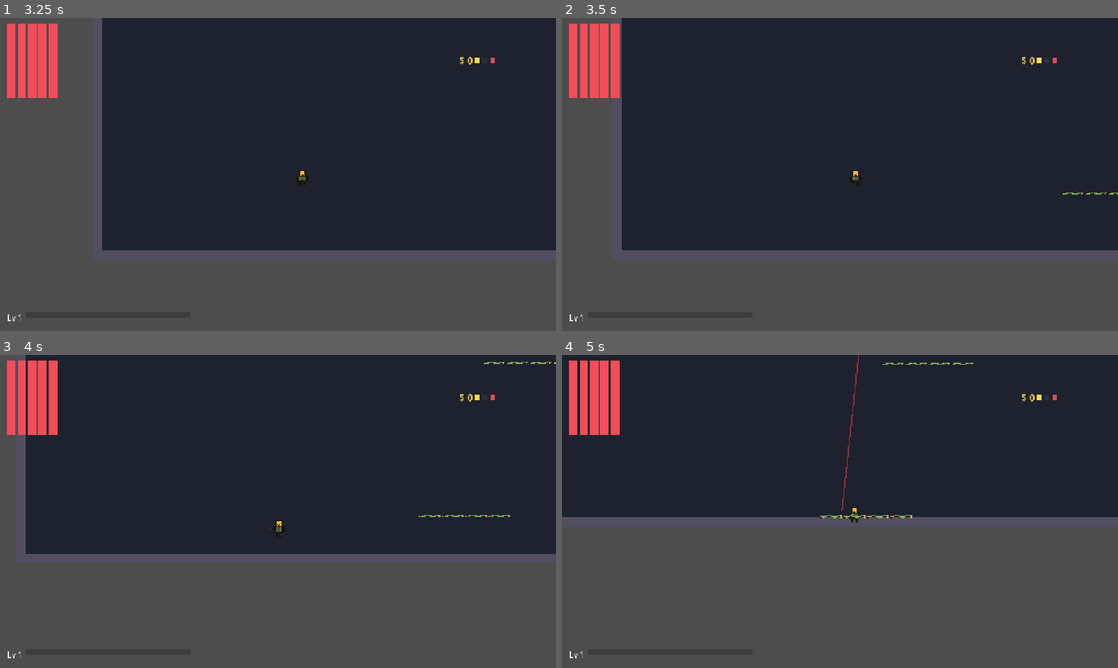
Above: before the commit, frames 1-4 (two rows, left to right).
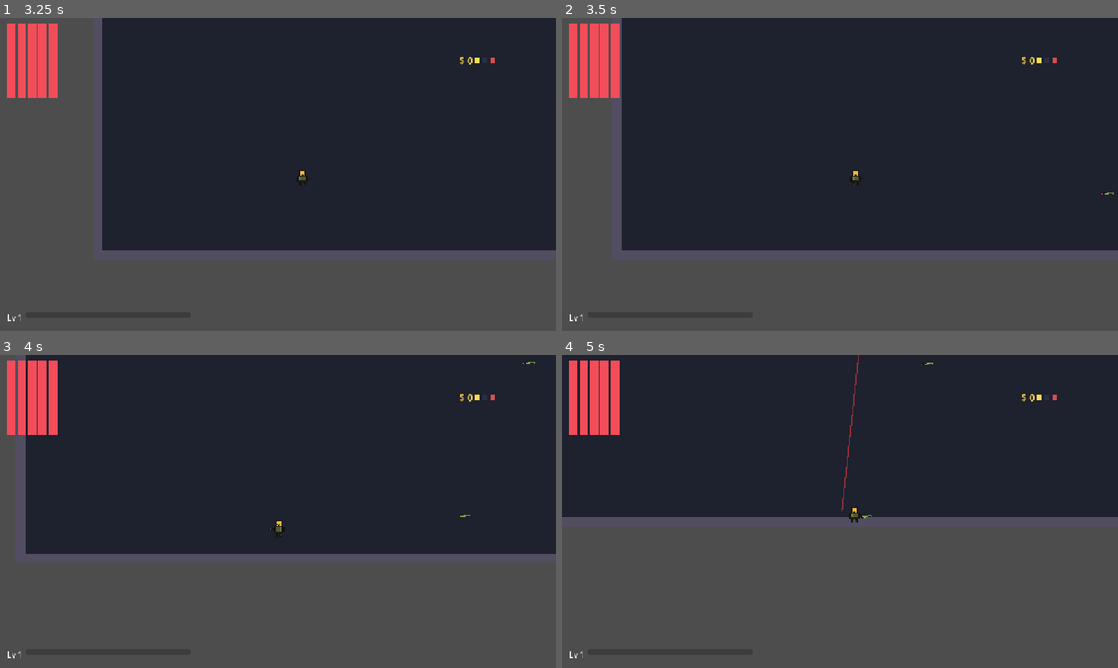
Above: after the commit, the same moments.

Repository: Creatition/high-voltage
Game: Godot game, scene res://scenes/ui/main_menu.tscn
Two runs of this game, one before a commit and one after it. Both use one fixed random seed, a clock stepped at 60 frames per second and the inputs below.
Inputs (mouse positions are in pixels of both pictures, inside the frame that each line leads up to):
- Up to frame 1 (3.25 s): click "New Run" at 0.5 s; click (144, 183) at 1.25 s; click (194, 183) at 2.02 s; tap Enter at 2.75 s; move the mouse to (400, 158) at 2.77 s; hold D (move_right) from 2.78 s (still down); tap Space (dodge) at 2.85 s; click (400, 158) at 2.92 s
- Up to frame 2 (3.5 s): keep holding D (move_right)
- Up to frame 3 (4 s): move the mouse to (166, 527) at 3.52 s; release D (move_right) at 3.53 s; hold S (move_down) from 3.53 s (still down); tap E (interact) at 3.6 s
- Up to frame 4 (5 s): move the mouse to (895, 442) at 4.27 s; release S (move_down) at 4.28 s; press the mouse at (895, 442) at 4.28 s; hold D (move_right) from 4.28 s (still down)

Frame 1 is identical in both runs. In frame 2, less than 0.1% of the frame differs, in the area x 90-100%, y 55-57%; in frame 3, 0.1%; in frame 4, 0.2%, in the area x 46-74%, y 2-53%.

Commit message:
Fix swarmer hitbox vs sprite mismatch: snake_idle.png is an 8-frame strip - add hframes=8 so Sprite2D shows a single 16x16 frame matching the 14x14 hurtbox

Diff:
--- a/timeshot/scenes/enemies/swarmer.tscn
+++ b/timeshot/scenes/enemies/swarmer.tscn
@@ -23,6 +23,8 @@
 
 [node name="Sprite2D" type="Sprite2D" parent="."]
 texture = ExtResource("5_sprite")
+hframes = 8
+frame = 0
 
 [node name="CollisionShape2D" type="CollisionShape2D" parent="."]
 shape = SubResource("RectangleShape2D_body")
